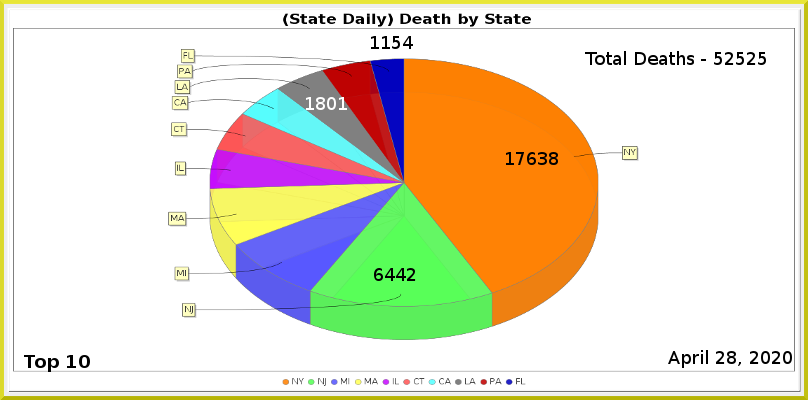
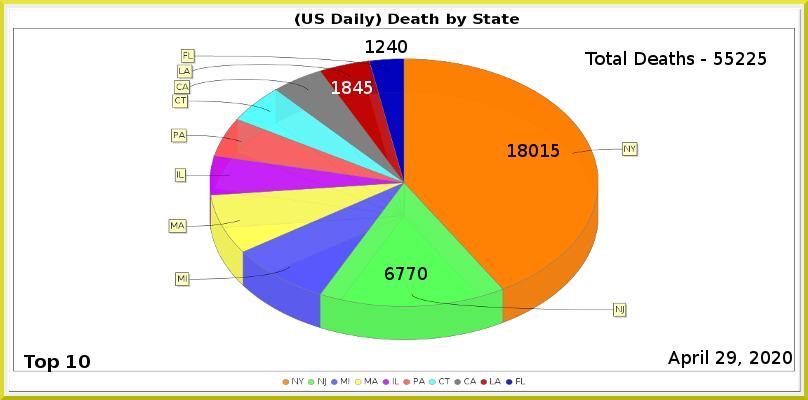
Two versions of the same layered image (808x400). Layer-by-layer changes:
painted on "Least" over [left=366, top=36, right=413, bottom=53]
painted on "LA" over [left=306, top=81, right=372, bottom=110]
painted on "NJ" over [left=374, top=267, right=427, bottom=281]
painted on "NY" over [left=506, top=144, right=559, bottom=165]
renamed "Total Deaths - 52525" to "Total Deaths - 55225", painted on it over [left=725, top=52, right=745, bottom=65]
painted on "Current Date" over [left=727, top=351, right=736, bottom=364]
painted on "Death_by_State.png" over [left=168, top=13, right=639, bottom=385]
